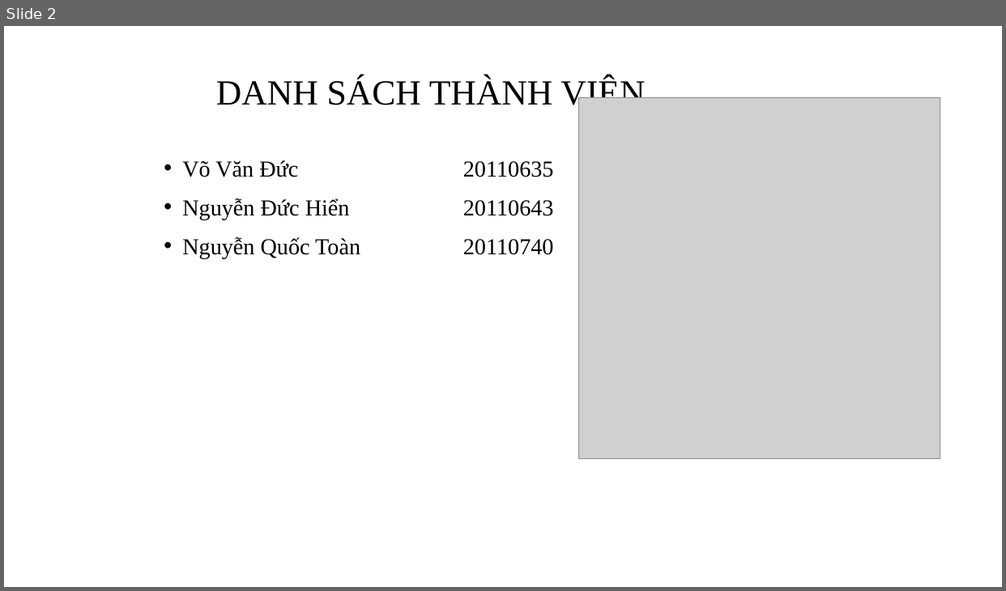
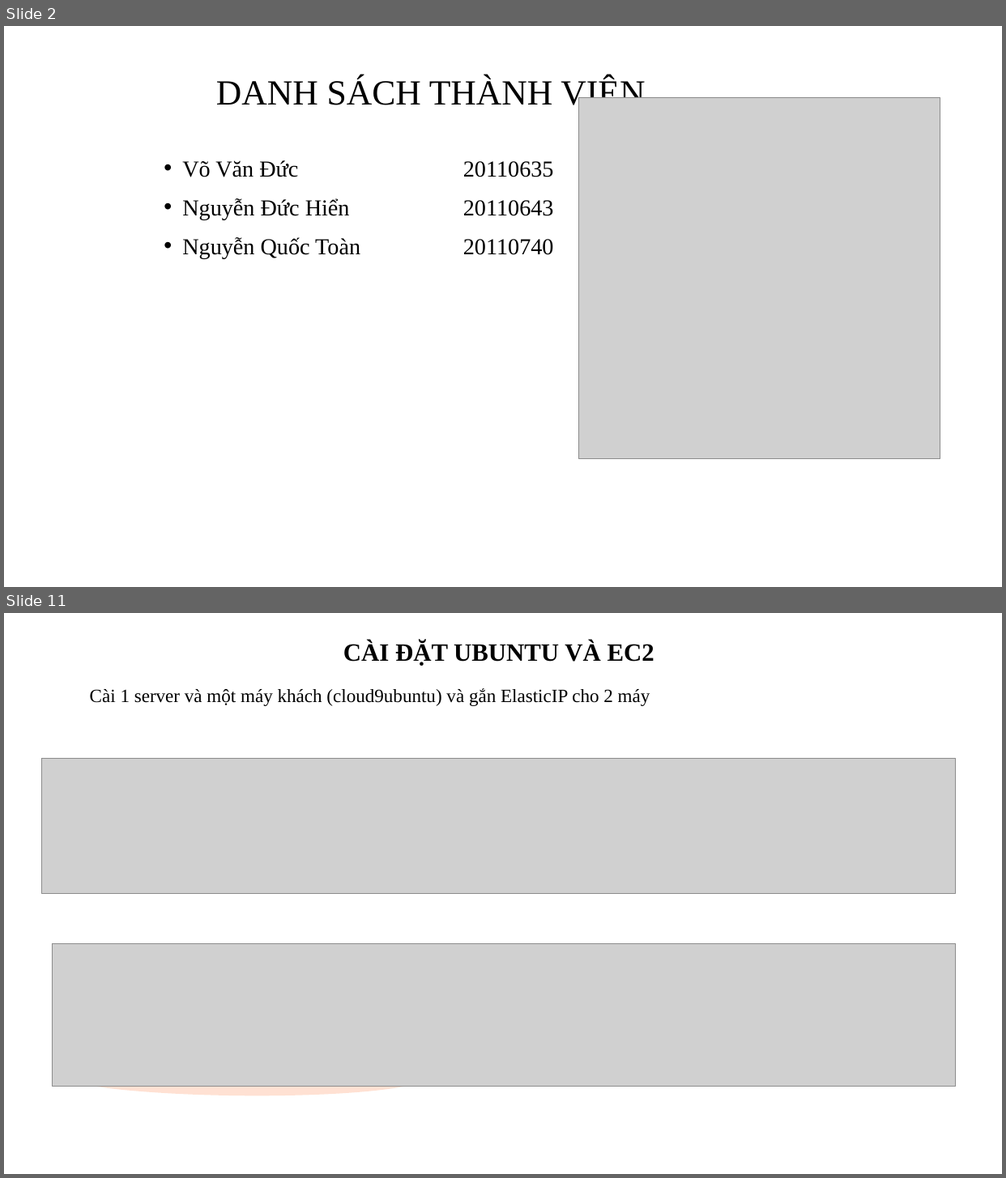
Before and after one commit to DucHienIT/ProjectCloudComputing-RemoteDockerController, a slide deck: Nhom2_thuyetTrinhVideoNhomTruoc.pptx. Shown one above the other, each under a label of ours: slide 2 before the commit, slides 2 and 11 after it; the slides between them are not shown. The pictures are 1006x591 and 1006x1178 pixels, drawn with LibreOffice and Linux fonts; fonts in the diff are those of the drawing; grey boxes stand for pictures. Boxes give left, top, right and bottom in pixels: in the first picture for what was removed or moved away, otherwise in the second. Text is boxed around its words. In the diff, an @@ line names an element or a change of style, - is before the commit and + after.

```diff
--- a/Nhom2_thuyetTrinhVideoNhomTruoc.pptx
+++ b/Nhom2_thuyetTrinhVideoNhomTruoc.pptx
@@ slide 11 added at (4,613,1002,1174), background #FFFFFF @@
@@ subtitle added at (343,641,654,666), 24 pt, text #000000, bold @@
+CÀI ĐẶT UBUNTU VÀ EC2
@@ text added at (90,688,650,706), 18 pt, text #000000 @@
+Cài 1 server và một máy khách (cloud9ubuntu) và gắn ElasticIP cho 2 máy
@@ picture added at (42,759,957,894) @@
@@ picture added at (52,944,957,1087) @@
@@ freeform shape added at (50,1054,454,1097), fill #FFB088 at 37% opacity @@
```
Also in this commit, not shown: 10 other slides added, 10 slides removed.
